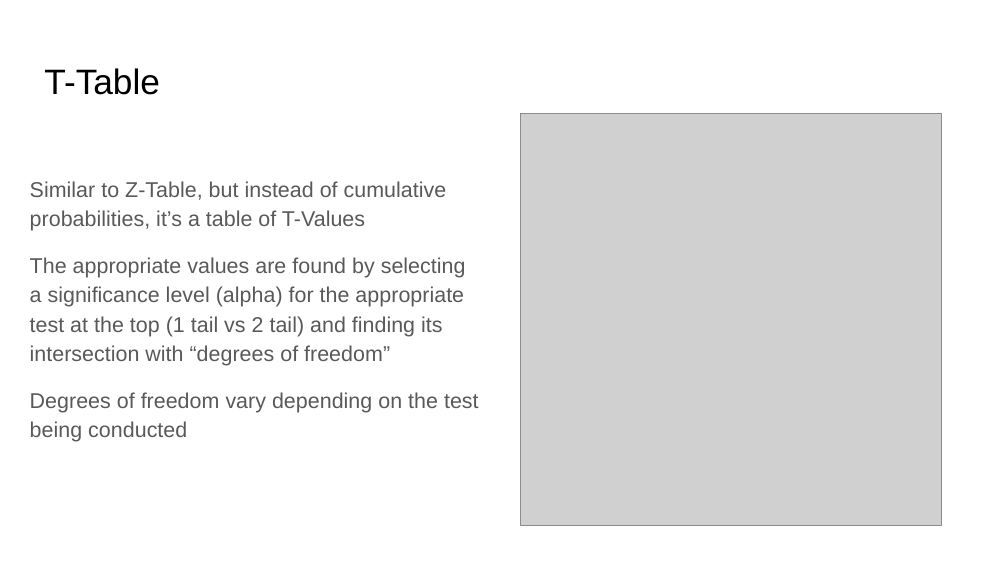
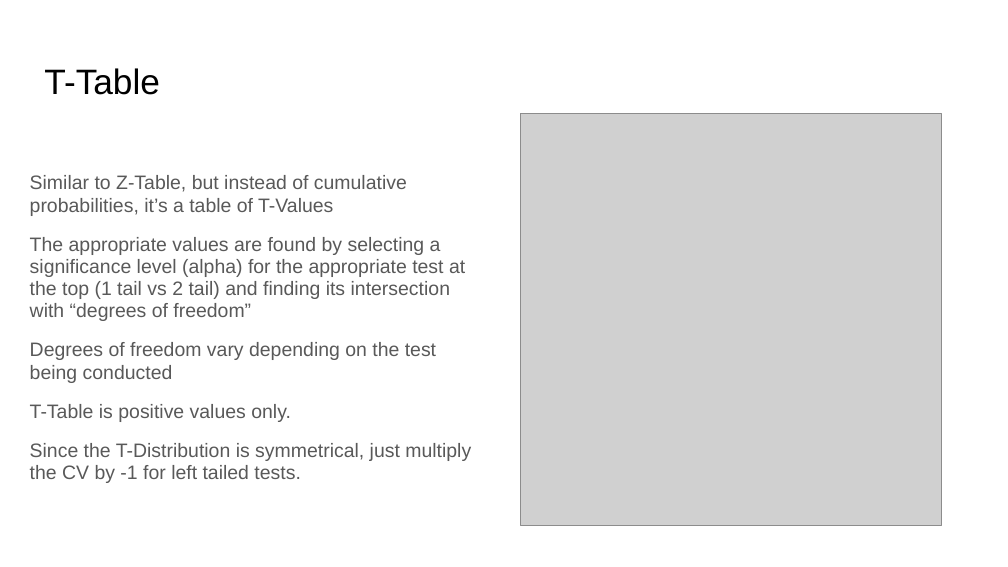
Before and after one commit to rjwrobel86/Python4Statistics, a slide deck: slide 42 of Stuff For Class/Slides/Hypothesis Testing.pptx. Drawn at 1008x567 pixels with LibreOffice and Linux fonts; fonts in the diff are those of the drawing; grey boxes stand for pictures. Boxes give left, top, right and bottom in pixels: in the first picture for what was removed or moved away, otherwise in the second. Text is boxed around its words. In the diff, an @@ line names an element or a change of style, - is before the commit and + after.

```diff
--- a/Stuff For Class/Slides/Hypothesis Testing.pptx
+++ b/Stuff For Class/Slides/Hypothesis Testing.pptx
@@ text at [30,175,465,383]: size 15.3 to 13.9 pt in "Similar to Z-Table, but instead of cumulative ...", "The appropriate values are found by selecting ...", "Degrees of freedom vary depending on the ..."; line spacing 1.15 to 0.95 @@
@@ text at [30,404,471,483]: paragraphs added @@
+T-Table is positive values only.
+Since the T-Distribution is symmetrical, just multiply the CV by -1 for left tailed tests.
```
Also in this commit, not shown: 12 other slides changed, 8 slides added, 4 slides removed, 3 other files.
